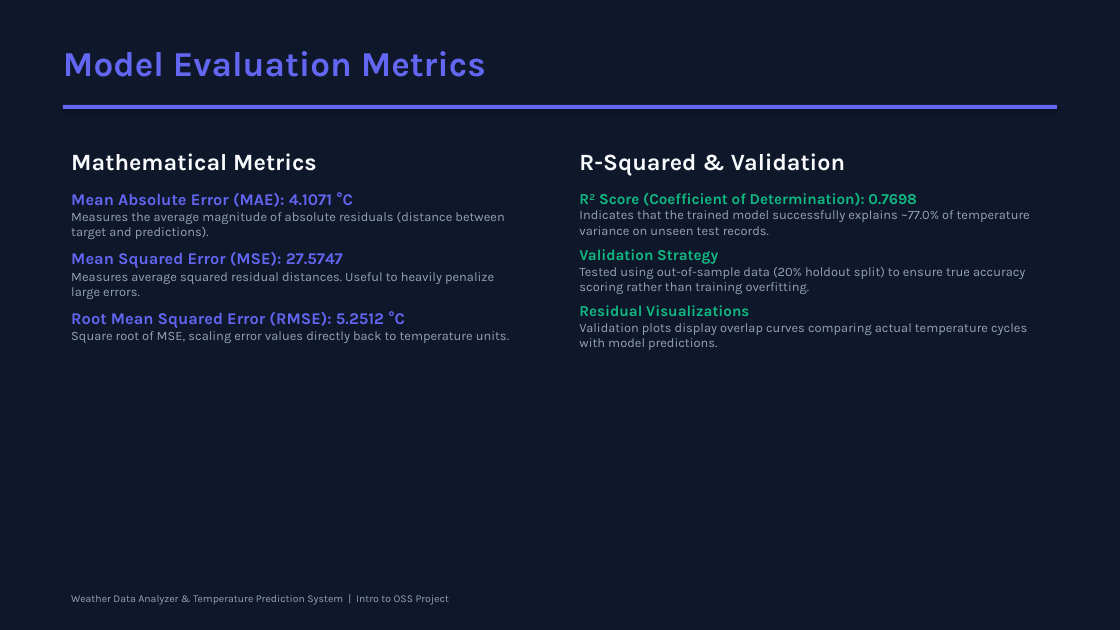
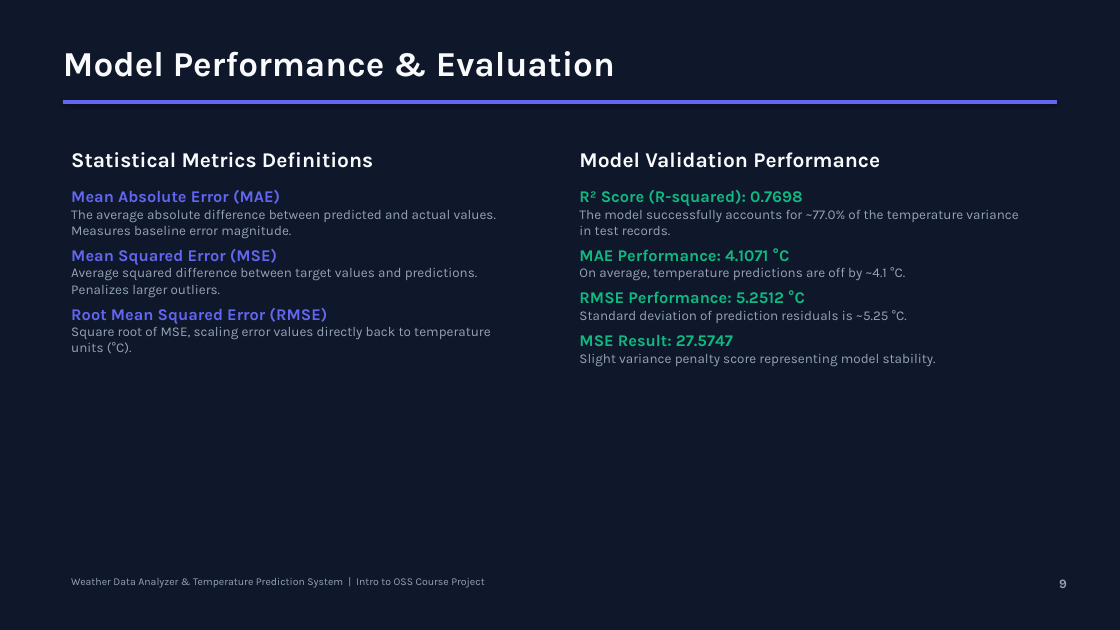
Before and after one commit to aperfectrio/weather-data-analyzer-and-prediction, a slide deck: slide 9 of Weather_Data_Analyzer_Presentation.pptx. Drawn at 1120x630 pixels with LibreOffice and Linux fonts; fonts in the diff are those of the drawing. Boxes give left, top, right and bottom in pixels: in the first picture for what was removed or moved away, otherwise in the second. Text is boxed around its words. In the diff, an @@ line names an element or a change of style, - is before the commit and + after.

Commit message:
Refactor presentation slide deck to match NIDS layout style

```diff
--- a/Weather_Data_Analyzer_Presentation.pptx
+++ b/Weather_Data_Analyzer_Presentation.pptx
@@ text at bbox=[63, 51, 615, 77]: text changed; text colour #6366F1 to #F8FAFC @@
-Model Evaluation Metrics
+Model Performance & Evaluation
@@ rectangle: place and size @@
-rectangle at bbox=[63, 105, 1057, 108]
+rectangle at bbox=[63, 101, 1057, 103]
@@ text at bbox=[71, 152, 496, 354]: text changed; size 11 to 11.5 pt @@
-Mathematical Metrics
-Mean Absolute Error (MAE): 4.1071 °C
-Measures the average magnitude of absolute residuals (distance between target and predictions).
-Mean Squared Error (MSE): 27.5747
-Measures average squared residual distances. Useful to heavily penalize large errors.
-Root Mean Squared Error (RMSE): 5.2512 °C
-Square root of MSE, scaling error values directly back to temperature units.
+Statistical Metrics Definitions
+Mean Absolute Error (MAE)
+The average absolute difference between predicted and actual values. Measures baseline error magnitude.
+Mean Squared Error (MSE)
+Average squared difference between target values and predictions. Penalizes larger outliers.
+Root Mean Squared Error (RMSE)
+Square root of MSE, scaling error values directly back to temperature units (°C).
@@ text at bbox=[579, 152, 1018, 366]: text changed; size 11 to 11.5 pt @@
-R-Squared & Validation
-R² Score (Coefficient of Determination): 0.7698
-Indicates that the trained model successfully explains ~77.0% of temperature variance on unseen test records.
-Validation Strategy
-Tested using out-of-sample data (20% holdout split) to ensure true accuracy scoring rather than training overfitting.
-Residual Visualizations
-Validation plots display overlap curves comparing actual temperature cycles with model predictions.
+Model Validation Performance
+R² Score (R-squared): 0.7698
+The model successfully accounts for ~77.0% of the temperature variance in test records.
+MAE Performance: 4.1071 °C
+On average, temperature predictions are off by ~4.1 °C.
+RMSE Performance: 5.2512 °C
+Standard deviation of prediction residuals is ~5.25 °C.
+MSE Result: 27.5747
+Slight variance penalty score representing model stability.
@@ text at bbox=[71, 578, 484, 588]: text changed @@
-Weather Data Analyzer & Temperature Prediction System | Intro to OSS Project
+Weather Data Analyzer & Temperature Prediction System | Intro to OSS Course Project
@@ text added at bbox=[1059, 579, 1067, 588], 11 pt, text #94A3B8, bold @@
+9
```
Also in this commit, not shown: 9 other slides changed, 4 slides added, 4 slides removed.
